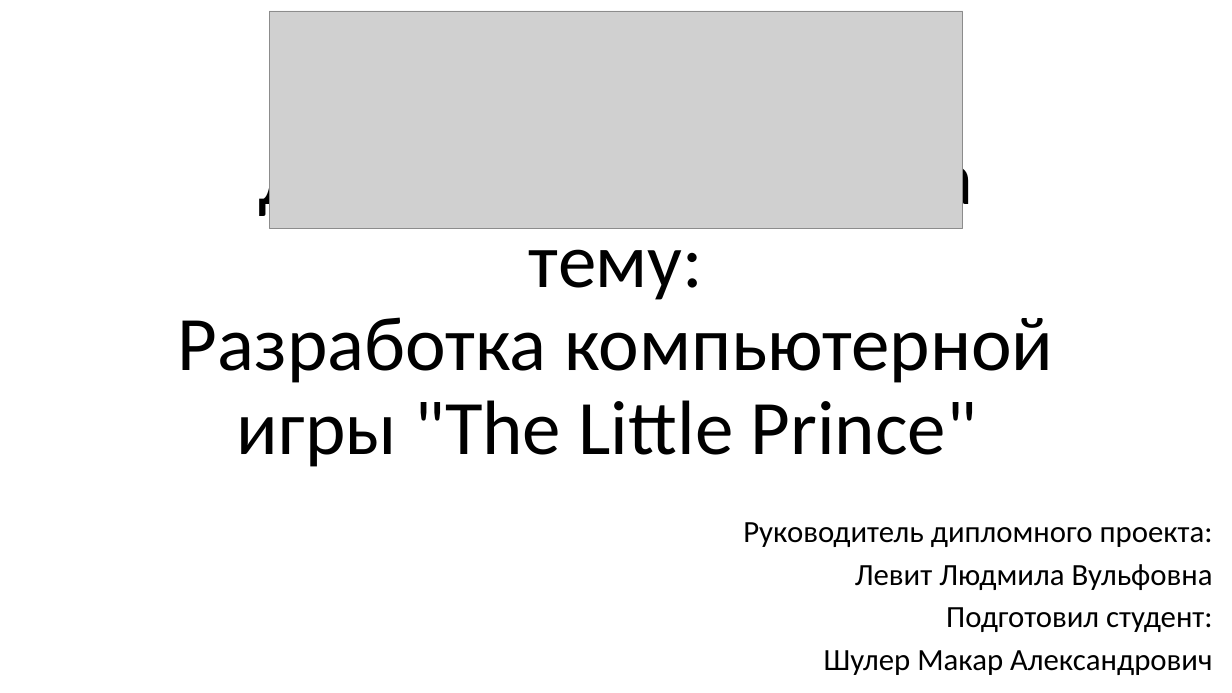
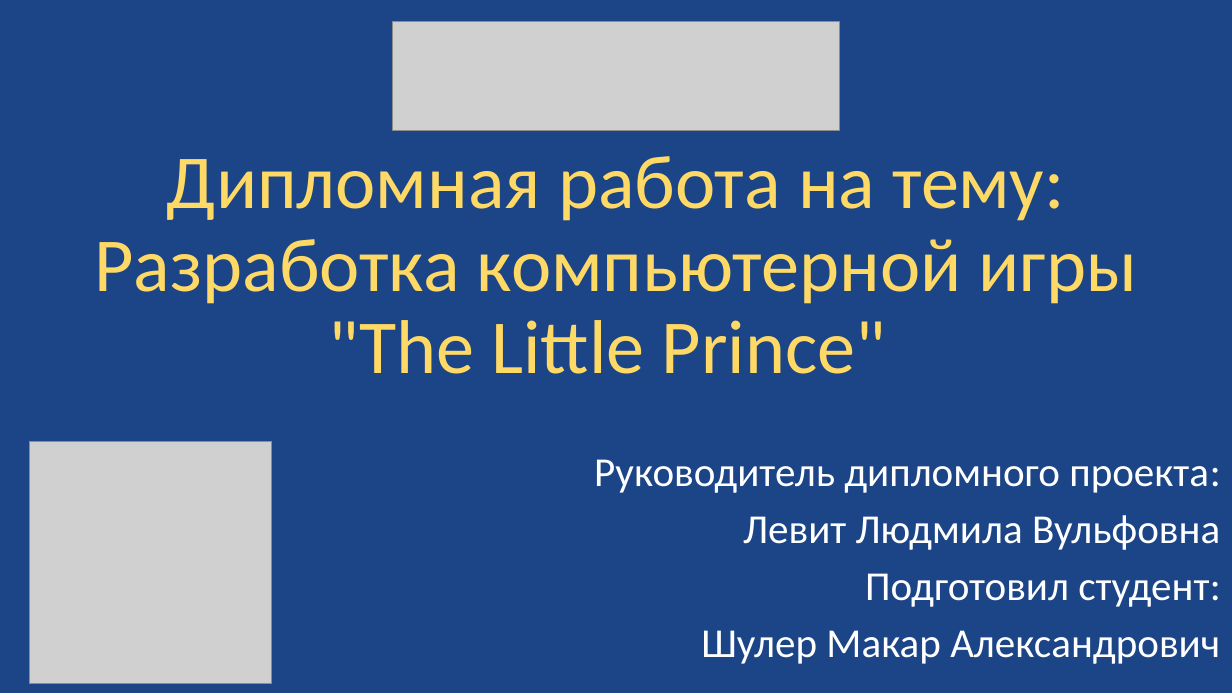
Before and after one commit to diler546/Cur-game, a slide deck: slide 1 of Диплом.pptx. Drawn at 1232x693 pixels with LibreOffice and Linux fonts; fonts in the diff are those of the drawing; grey boxes stand for pictures. Boxes give left, top, right and bottom in pixels: in the first picture for what was removed or moved away, otherwise in the second. Text is boxed around its words. In the diff, an @@ line names an element or a change of style, - is before the commit and + after.

```diff
--- a/Диплом.pptx
+++ b/Диплом.pptx
@@ background #FFFFFF to #1C4587 @@
@@ picture removed at bbox=[269, 11, 963, 228] @@
@@ picture added at bbox=[393, 21, 840, 130] @@
@@ title "Дипломная работа на тему: Разработка ...": place and size @@
-title "Дипломная работа на тему: Разработка ..." at bbox=[178, 140, 1054, 467]
+title "Дипломная работа на тему: Разработка ..." at bbox=[95, 156, 1137, 374]
@@ title "Дипломная работа на тему: Разработка ..." at bbox=[95, 156, 1137, 374]: size 60 to 59.4 pt, text colour #000000 to #FFD966 @@
@@ picture added at bbox=[30, 441, 272, 683] @@
@@ subtitle "Руководитель дипломного проекта:": place and size @@
-subtitle "Руководитель дипломного проекта:" at bbox=[743, 522, 1213, 675]
+subtitle "Руководитель дипломного проекта:" at bbox=[594, 459, 1220, 664]
@@ subtitle "Руководитель дипломного проекта:" at bbox=[594, 459, 1220, 664]: size 24 to 32 pt, text colour #000000 to #FFFFFF; line spacing 0.8 to 0.9 @@
```
Also in this commit, not shown: 11 other slides changed, 5 slides added, 1 other file.
